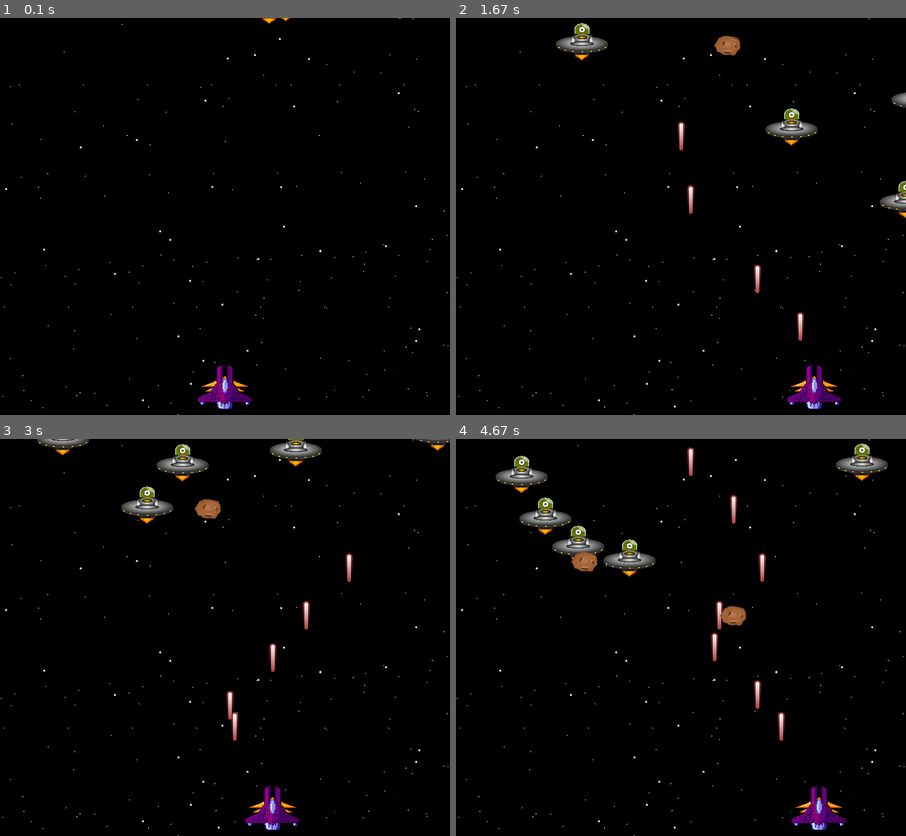
Above: before the commit, frames 1-4 (two rows, left to right).
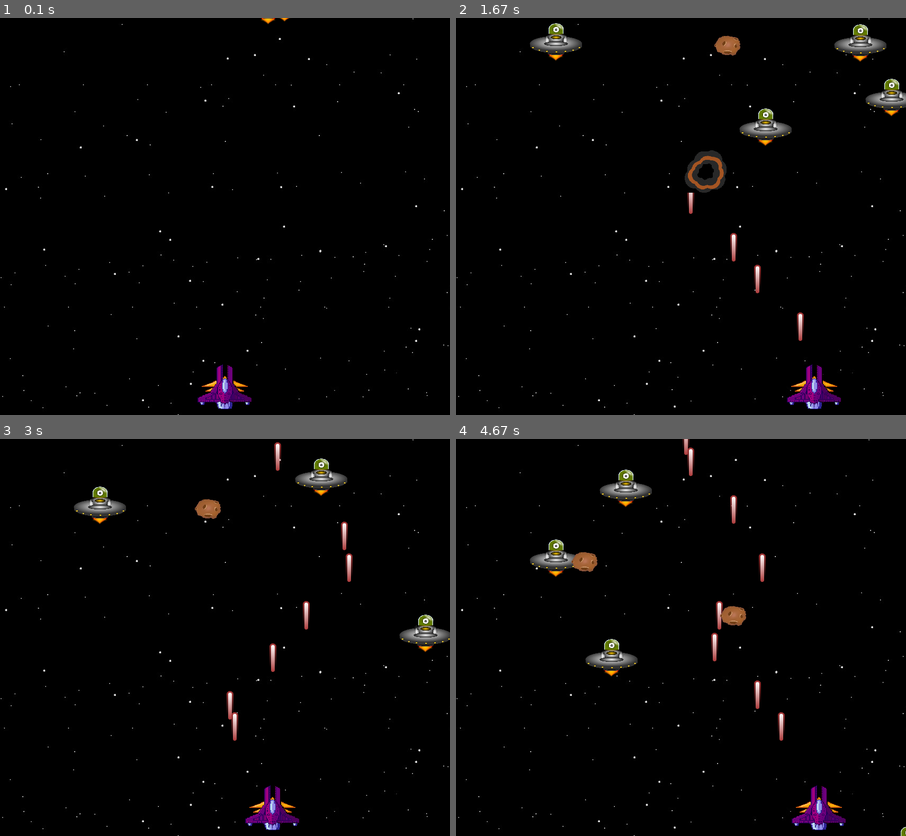
Above: after the commit, the same moments.

Repository: MicaeleGomes/Pygame
Game: pygame game, started from tela_principal.py
The game is run twice, just before and just after one commit, with the same random seed, the same clock (stepped at 60 frames per second) and the same inputs.
Inputs:
- Up to frame 1 (0.1 s): no input
- Up to frame 2 (1.67 s): tap Space at 0.33, 0.73, 1.03, 1.23, 1.53 s; hold Right 0.67-1.13 s; hold Right 1.17-1.63 s
- Up to frame 3 (3 s): hold Left 1.67-2.2 s; tap Space at 1.73, 2.03, 2.3, 2.6, 2.73 s; hold Left 2.23-2.63 s; hold Right from 2.67 s (still down)
- Up to frame 4 (4.67 s): tap Space at 3.03, 3.4, 3.7, 3.9, 4.2, 4.4 s; release Right at 3.3 s; hold Left 3.33-3.8 s; hold Right 3.83-4.3 s; hold Right from 4.33 s (still down)

The runs differ from the first frame. In frame 1, less than 0.1% of the frame differs, in the area x 57-90%, y 0-2%; in frame 2, 3.8%; in frame 3, 3.7%; in frame 4, 4.2%, in the area x 8-100%, y 0-100%.

Commit message:
Adicionado lógica de animação de explosão para colisão entre tiro e alien & refatoração do código

Diff:
--- a/tela_principal.py
+++ b/tela_principal.py
@@ -16,38 +16,45 @@
 ALIEN_HEIGHT = 76
 SHIP_WIDTH = 110
 SHIP_HEIGHT = 90
-
-#--------Definição de largura e altura do meteoro
 largura_meteoro = 50
 altura_meteoro = 38
-
 font = pygame.font.SysFont(None, 48)
+
+assets = {}
+#-------------Adiciona imagem de fundo.
+assets['background'] = pygame.image.load('imagens/SpaceBackGround.jpg').convert()
+#-------------Adiciona imagem do Alien (invasor)
+assets['alien_img'] = pygame.image.load('imagens/alien.png').convert_alpha()
+assets['alien_img'] = pygame.transform.scale(assets['alien_img'], (ALIEN_WIDTH, ALIEN_HEIGHT))
+#--------------Adiciona imagem da nave (jogador)
+assets['ship_img'] = pygame.image.load('imagens/ship.png').convert_alpha()
+assets['ship_img'] = pygame.transform.scale(assets['ship_img'], (SHIP_WIDTH, SHIP_HEIGHT))
+#--------------Adiciona imagem do tiro
+assets['bullet_img'] = pygame.image.load('imagens/laser.png').convert_alpha()
 
 #--------Imagem do meteoro + escala do meteoro
 meteoro = pygame.image.load('imagens/astroid.png').convert_alpha()
 meteoro = pygame.transform.scale(meteoro, (largura_meteoro, altura_meteoro))
 meteoro_pequeno = pygame.transform.scale(meteoro, (largura_meteoro, altura_meteoro))
 
-
-#Adiciona fundo.
-background = pygame.image.load('imagens/SpaceBackGround.jpg').convert()
-#Adiciona imagem do Alien (invasor)
-alien_img = pygame.image.load('imagens/alien.png').convert_alpha()
-alien_img = pygame.transform.scale(alien_img, (ALIEN_WIDTH, ALIEN_HEIGHT))
-#Adiciona imagem da nave (jogador)
-ship_img = pygame.image.load('imagens/ship.png').convert_alpha()
-ship_img = pygame.transform.scale(ship_img, (SHIP_WIDTH, SHIP_HEIGHT))
-#Adiciona imagem do tiro
-bullet_img = pygame.image.load('imagens/laser.png').convert_alpha()
+#---------------Adiciona imagems de explosão ao tiro colidir com o Alien
+explosion_anim = []
+for i in range(9):
+    # Os arquivos de animação são numerados de 00 a 08
+    filename = f'imagens/regularExplosion{str(i).zfill(2)}.png'
+    img = pygame.image.load(filename).convert()
+    img = pygame.transform.scale(img, (80, 80))
+    explosion_anim.append(img)
+assets["explosion_anim"] = explosion_anim
+
 
 # Carrega os sons do jogo
 pygame.mixer.music.load('snd/somprincipal.ogg')
 pygame.mixer.music.set_volume(0.4)
 boom_sound = pygame.mixer.Sound('snd/expl3.wav')
 destroy_sound = pygame.mixer.Sound('snd/expl6.wav')
-pew_sound = pygame.mixer.Sound('snd/pew.wav')
 colisao = pygame.mixer.Sound('snd/crash.ogg')
-
+assets['pew_sound'] = pygame.mixer.Sound('snd/pew.wav')
 
 class Meteor(pygame.sprite.Sprite):
     def __init__(self, img):
@@ -75,19 +82,17 @@
 # ----- Inicia estruturas de dados
 #Definindo os novos tipos de classes.
 class Ship(pygame.sprite.Sprite):
-    def __init__(self, img, all_sprites, all_bullets, bullet_img, pew_sound):
+    def __init__(self, groups, assets):
         # Construtor da classe mãe (Sprite).
         pygame.sprite.Sprite.__init__(self)
 
-        self.image = img
+        self.image = assets['ship_img']
         self.rect = self.image.get_rect()
         self.rect.centerx = WIDTH / 2
         self.rect.bottom = HEIGHT - 10
         self.speedx = 0
-        self.all_sprites = all_sprites
-        self.all_bullets = all_bullets
-        self.bullet_img = bullet_img
-        self.pew_sound = pew_sound
+        self.groups = groups
+        self.assets = assets
 
     def update(self):
         # Atualização da posição da nave
@@ -101,21 +106,21 @@
 
     def shoot(self):
         # A nova bala vai ser criada logo acima e no centro horizontal da nave
-        new_bullet = Bullet(self.bullet_img, self.rect.top, self.rect.centerx)
-        self.all_sprites.add(new_bullet)
-        self.all_bullets.add(new_bullet)
-        self.pew_sound.play()
+        new_bullet = Bullet(self.assets, self.rect.top, self.rect.centerx)
+        self.groups['all_sprites'].add(new_bullet)
+        self.groups['all_bullets'].add(new_bullet)
+        self.assets['pew_sound'].play()
 
 class Alien(pygame.sprite.Sprite):
-    def __init__(self, img):
+    def __init__(self, assets):
         # Construtor da classe mãe (Sprite).
         pygame.sprite.Sprite.__init__(self)
 
-        self.image = img
+        self.image = assets['alien_img']
         self.rect = self.image.get_rect()
         self.rect.x = random.randint(0, WIDTH-ALIEN_WIDTH)
         self.rect.y = random.randint(-100, -ALIEN_HEIGHT)
-        self.speedx = random.randint(-3, 4)
+        self.speedx = random.randint(-3, 3)
         self.speedy = random.randint(2, 9)
 
     def update(self):
@@ -133,11 +138,11 @@
 # Classe Bullet que representa os tiros
 class Bullet(pygame.sprite.Sprite):
     # Construtor da classe.
-    def __init__(self, img, bottom, centerx):
+    def __init__(self, assets, bottom, centerx):
         # Construtor da classe mãe (Sprite).
         pygame.sprite.Sprite.__init__(self)
 
-        self.image = img
+        self.image = assets['bullet_img']
         self.rect = self.image.get_rect()
 
         # Coloca no lugar inicial definido em x, y do constutor
@@ -153,34 +158,87 @@
         if self.rect.bottom < 0:
             self.kill()
 
+# Classe que representa uma explosão de alien
+class Explosion(pygame.sprite.Sprite):
+    # Construtor da classe.
+    def __init__(self, center, assets):
+        # Construtor da classe mãe (Sprite).
+        pygame.sprite.Sprite.__init__(self)
+
+        # Armazena a animação de explosão
+        self.explosion_anim = assets['explosion_anim']
+
+        # Inicia o processo de animação colocando a primeira imagem na tela.
+        self.frame = 0  # Armazena o índice atual na animação
+        self.image = self.explosion_anim[self.frame]  # Pega a primeira imagem
+        self.rect = self.image.get_rect()
+        self.rect.center = center  # Posiciona o centro da imagem
+
+        # Guarda o tick da primeira imagem, ou seja, o momento em que a imagem foi mostrada
+        self.last_update = pygame.time.get_ticks()
+
+        # Controle de ticks de animação: troca de imagem a cada self.frame_ticks milissegundos.
+        # Quando pygame.time.get_ticks() - self.last_update > self.frame_ticks a
+        # próxima imagem da animação será mostrada
+        self.frame_ticks = 50
+
+    def update(self):
+        # Verifica o tick atual.
+        now = pygame.time.get_ticks()
+        # Verifica quantos ticks se passaram desde a ultima mudança de frame.
+        elapsed_ticks = now - self.last_update
+
+        # Se já está na hora de mudar de imagem...
+        if elapsed_ticks > self.frame_ticks:
+            # Marca o tick da nova imagem.
+            self.last_update = now
+
+            # Avança um quadro.
+            self.frame += 1
+
+            # Verifica se já chegou no final da animação.
+            if self.frame == len(self.explosion_anim):
+                # Se sim, tchau explosão!
+                self.kill()
+            else:
+                # Se ainda não chegou ao fim da explosão, troca de imagem.
+                center = self.rect.center
+                self.image = self.explosion_anim[self.frame]
+                self.rect = self.image.get_rect()
+                self.rect.center = center
+
 game = True
 
+# Variável para o ajuste de velocidade
+clock = pygame.time.Clock()
+FPS = 30
+
+# Criando um grupo de aliens e tiros
+all_sprites = pygame.sprite.Group()
+all_aliens = pygame.sprite.Group()
+all_bullets = pygame.sprite.Group()
+groups = {}
+groups['all_sprites'] = all_sprites
+groups['all_aliens'] = all_aliens
+groups['all_bullets'] = all_bullets
+
 meteoros = pygame.sprite.Group() #--------Cria um grupo de meteoros e adiciona múltiplos meteoros ao grupo
+
+
+# Criando o jogador
+player = Ship(groups, assets)
+all_sprites.add(player)
+
+# Criando os aliens
+for i in range(4):
+    alien = Alien(assets)
+    all_sprites.add(alien)
+    all_aliens.add(alien)
 
 #--------Define a quantidade de meteoros.
 for _ in range(3):
     meteor = Meteor(meteoro)
     meteoros.add(meteor)
-
-# Variável para o ajuste de velocidade
-clock = pygame.time.Clock()
-FPS = 30
-
-# Criando um grupo de aliens
-all_sprites = pygame.sprite.Group()
-all_bullets = pygame.sprite.Group()
-all_aliens = pygame.sprite.Group()
-
-# Criando o jogador
-player = Ship(ship_img, all_sprites, all_bullets, bullet_img, pew_sound)
-all_sprites.add(player)
-
-
-# Criando os aliens
-for i in range(5):
-    alien = Alien(alien_img)
-    all_sprites.add(alien)
-    all_aliens.add(alien)
 
 
 # ===== Loop principal =====
@@ -209,35 +267,43 @@
                 player.speedx += 9
             if event.key == pygame.K_RIGHT:
                 player.speedx -= 9
+
     colisao_meteoros = pygame.sprite.spritecollide(player, meteoros, True)
     if colisao_meteoros:
         colisao.play()  # Toca o som de colisão
         pass  # Aqui você pode adicionar outras ações em caso de colisão, se necessário
 
-    # Limpar a tela
-    window.fill((0, 0, 0))
 
     # ----- Atualiza estado do jogo
     # Atualizando a posição dos aliens
     all_sprites.update()
-    meteoros.update() #--------Atualiza a posição de todos os meteoros
+    #------ Atualiza a posição de todos os meteoros
+    meteoros.update()
 
 
      # Verifica se houve colisão entre tiro e o alien
-    hits = pygame.sprite.groupcollide(all_bullets, all_aliens, True, True)
+    hits = pygame.sprite.groupcollide(all_aliens, all_bullets, True, True)
     for alien in hits: # As chaves são os elementos do primeiro grupo (aliens) que colidiram com alguma bala
         # O alien e destruido e precisa ser recriado
-        a = Alien(alien_img)
+        #----------------------COLOCA SOM------------------
+        # assets['destroy_sound'].play()
+        #----------------------COLOCA SOM-------------------
+        a = Alien(assets)
         all_sprites.add(a)
         all_aliens.add(a)
 
+        # No lugar do alien antigo, adicionar uma explosão.
+        explosao_alien = Explosion(alien.rect.center, assets)
+        all_sprites.add(explosao_alien)
+
     # ----- Gera saídas
-    window.blit(background, (0, 0))
-
-    # Desenhando aliens
+    window.fill((0, 0, 0))
+    window.blit(assets['background'], (0, 0))
+
+    #-------------Desenhando aliens
     all_sprites.draw(window)
-    meteoros.draw(window) #--------Desenha todos os meteoros no grupo
-
+    #-------------Desenha todos os meteoros no grupo
+    meteoros.draw(window)
 
     pygame.display.update()  # Mostra o novo frame para o jogador
 
Binary file added: imagens/regularExplosion00.png
Binary file added: imagens/regularExplosion01.png
Binary file added: imagens/regularExplosion02.png
Binary file added: imagens/regularExplosion03.png
Binary file added: imagens/regularExplosion04.png
Binary file added: imagens/regularExplosion05.png
Binary file added: imagens/regularExplosion06.png
Binary file added: imagens/regularExplosion07.png
Binary file added: imagens/regularExplosion08.png
